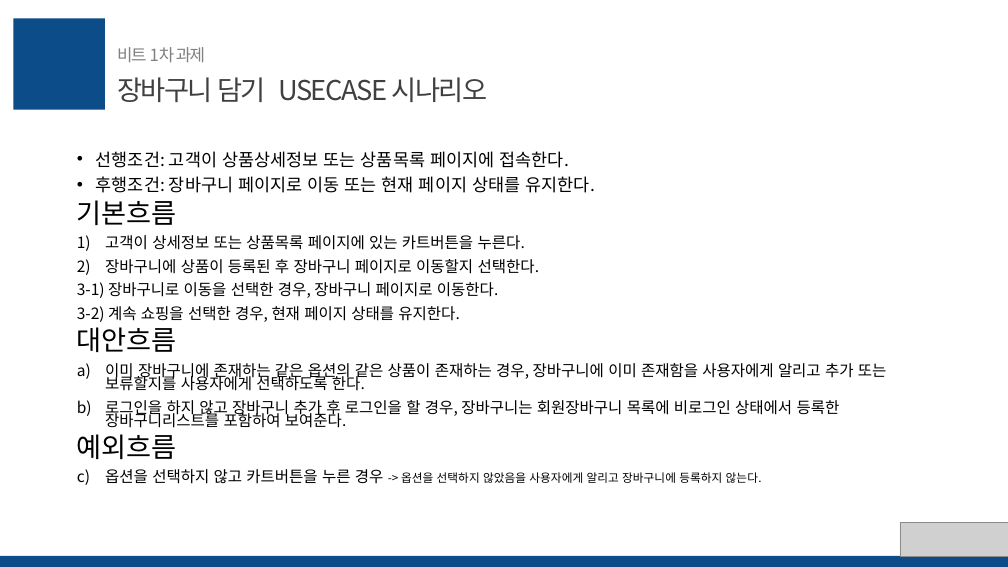
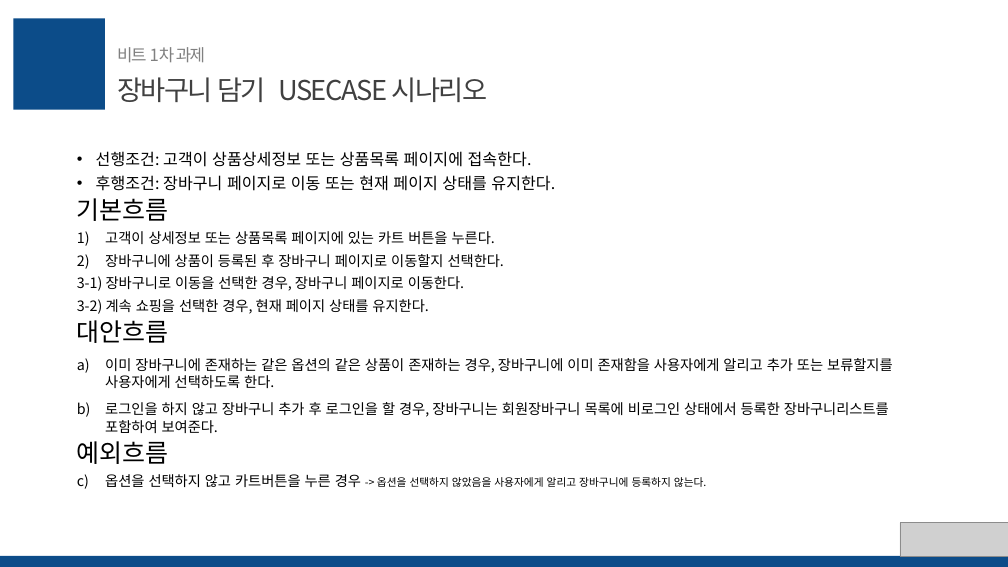
Before and after one commit to skok1025/Shoppingmall_Cafe24, a slide deck: slide 7 of task_1/ppt.pptx. Drawn at 1008x567 pixels with LibreOffice and Linux fonts; fonts in the diff are those of the drawing; grey boxes stand for pictures. Boxes give left, top, right and bottom in pixels: in the first picture for what was removed or moved away, otherwise in the second. Text is boxed around its words. In the diff, an @@ line names an element or a change of style, - is before the commit and + after.

```diff
--- a/task_1/ppt.pptx
+++ b/task_1/ppt.pptx
@@ text at bbox=[77, 151, 893, 487]: size 16.6 to 15.3 pt in "선행조건: 고객이 상품상세정보 또는 상품목록 페이지에 접속한다.", "후행조건: 장바구니 페이지로 이동 또는 현재 페이지 ..."; size 25.9 to 23.8 pt in "기본흐름", "대안흐름", "예외흐름"; size 14.8 to 13.6 pt in "장바구니에 상품이 등록된 후 장바구니 페이지로 이동할지 ...", "3-1) 장바구니로 이동을 선택한 경우, 장바구니 페이지로 ...", "3-2) 계속 쇼핑을 선택한 경우, 현재 페이지 ...", "이미 장바구니에 존재하는 같은 옵션의 같은 상품이 ..." and 2 more places; size 11.1 to 10.2 pt in "-> 옵션을 선택하지 않았음을 사용자에게 알리고 장바구니에 ..."; line spacing 0.7 to 1 @@
@@ text at bbox=[105, 231, 495, 244]: text changed; size 14.8 to 13.6 pt @@
-1) 고객이 상세정보 또는 상품목록 페이지에 있는 카트버튼을 누른다.
+1) 고객이 상세정보 또는 상품목록 페이지에 있는 카트 버튼을 누른다.
```
Also in this commit, not shown: 1 other slide changed, 1 slide added, 1 other file.
